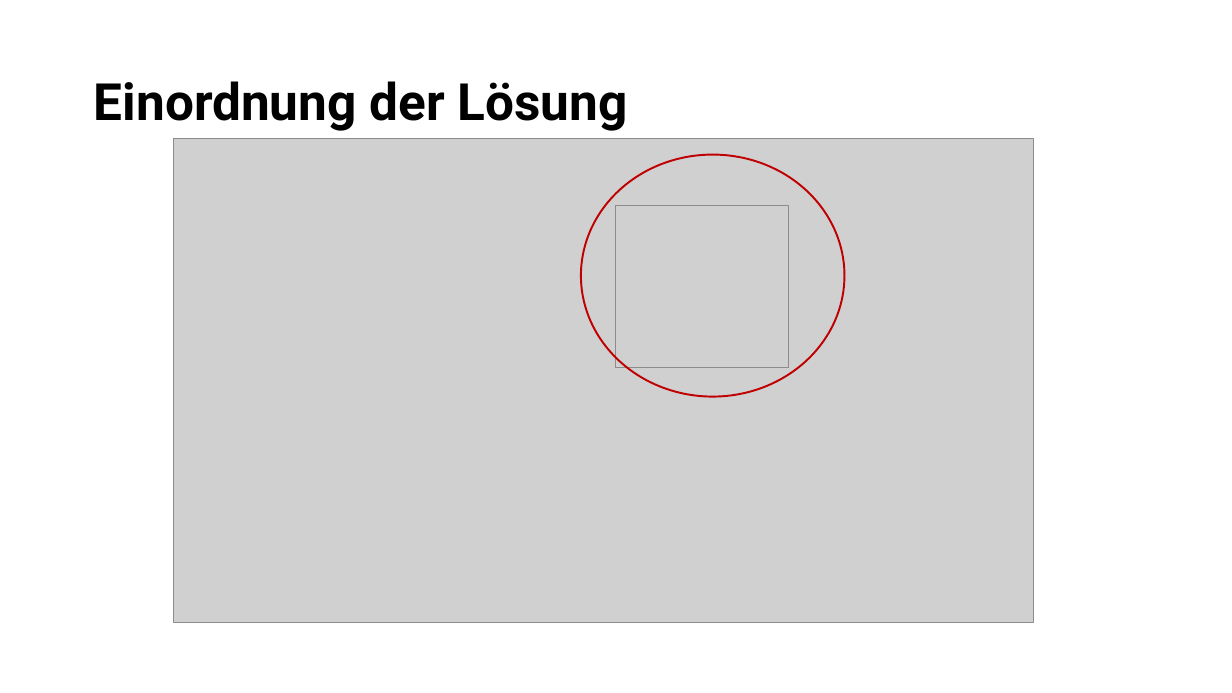
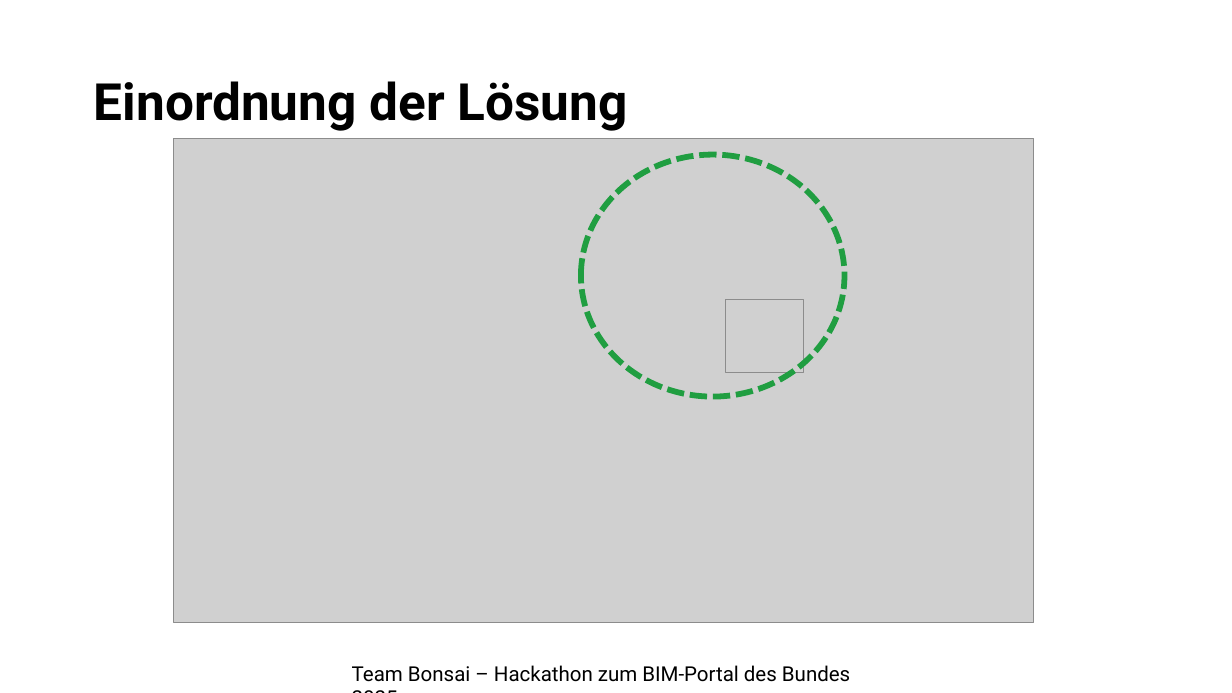
Before and after one commit to bimhelden/PyScripts4BPHackathon2025, a slide deck: slide 3 of Presentation/Pitch.pptx. Drawn at 1232x693 pixels with LibreOffice and Linux fonts; fonts in the diff are those of the drawing; grey boxes stand for pictures. Boxes give left, top, right and bottom in pixels: in the first picture for what was removed or moved away, otherwise in the second. Text is boxed around its words. In the diff, an @@ line names an element or a change of style, - is before the commit and + after.

```diff
--- a/Presentation/Pitch.pptx
+++ b/Presentation/Pitch.pptx
@@ ellipse at bbox=[581, 154, 845, 396]: outline #C00000 1.5 pt to #209E41 4.5 pt dashed @@
@@ picture: place and size @@
-picture at bbox=[616, 205, 789, 368]
+picture at bbox=[726, 299, 804, 373]
@@ text added at bbox=[352, 665, 850, 682], 16 pt, text #000000 @@
+Team Bonsai – Hackathon zum BIM-Portal des Bundes 2025
```
Also in this commit, not shown: 4 other slides changed, 2 slides added, 2 slides removed, 3 other files.
